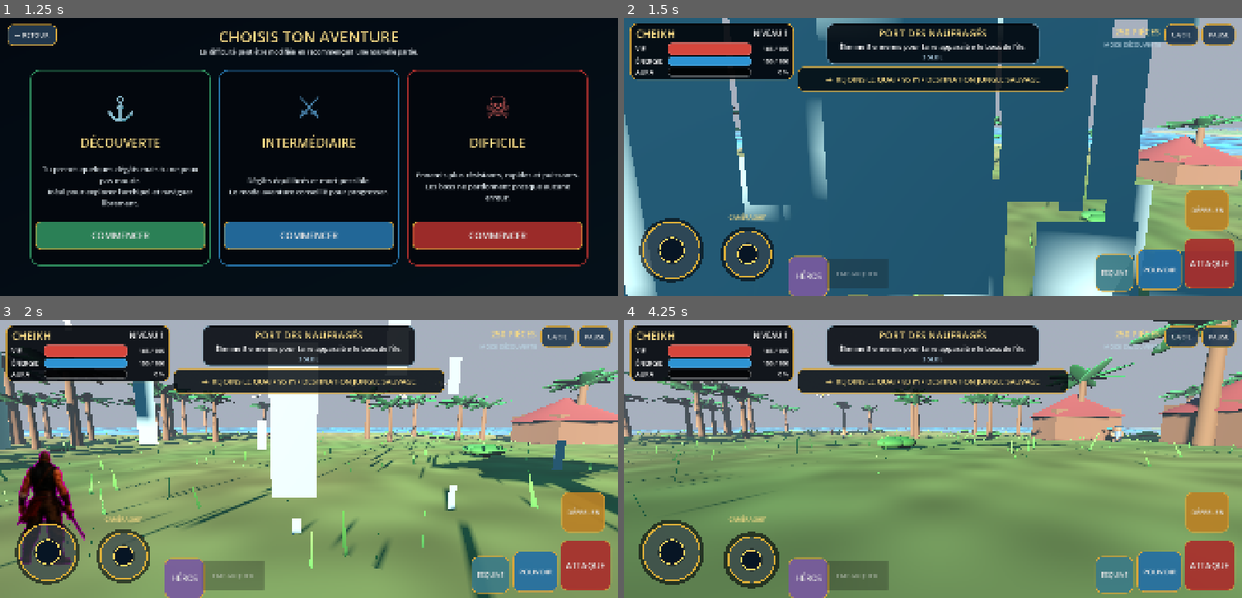
Above: before the commit, frames 1-4 (two rows, left to right).
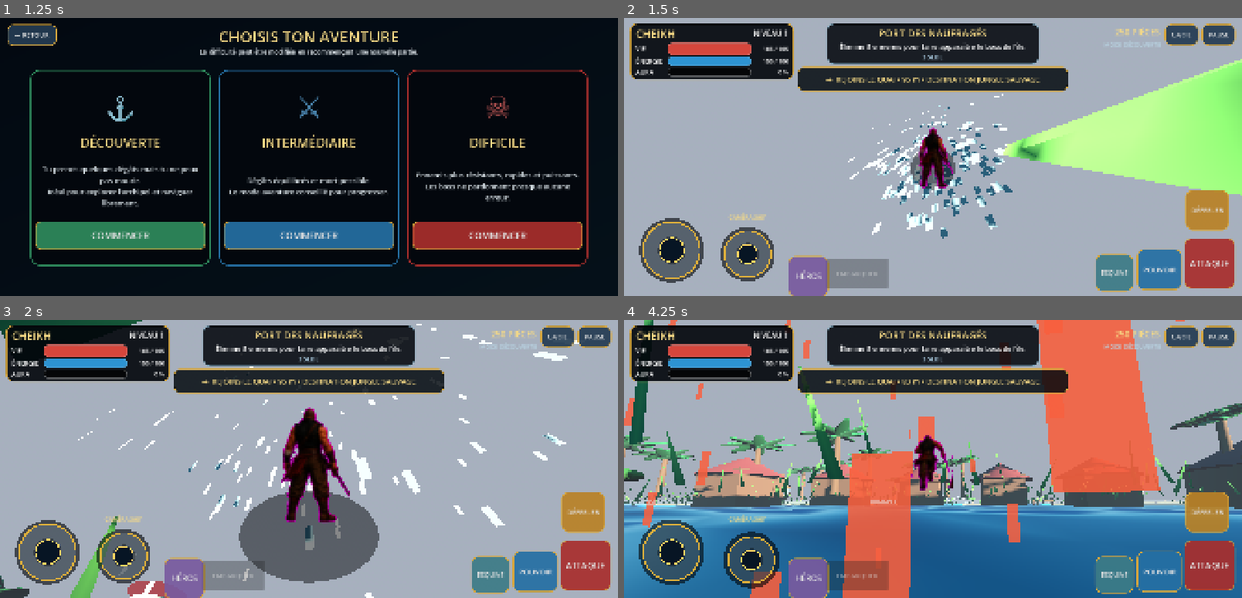
Above: after the commit, the same moments.

Repository: Chasmet/Chk-pirate-warrior-
Game: Godot game, scene res://scenes/main.tscn
Two runs of this game, one before a commit and one after it. Both use one fixed random seed, a clock stepped at 60 frames per second and the inputs below.
Inputs (mouse positions are in pixels of both pictures, inside the frame that each line leads up to):
- Up to frame 1 (1.25 s): click (123, 84) at 0.52 s
- Up to frame 2 (1.5 s): click "COMMENCER" at 1.25 s
- Up to frame 3 (2 s): no input
- Up to frame 4 (4.25 s): drag from (1038, 495) to (994, 397) at 2.02 s; drag from (673, 553) to (902, 514) at 2.77 s; move the mouse to (753, 559) at 3.52 s; hold D (move_right) from 3.53 s (still down); tap Shift (dodge) at 3.6 s; click (753, 559) at 3.67 s

Frame 1 is identical in both runs. In frame 2, 76% of the frame differs, in the area x 0-100%, y 0-100%; in frame 3, 63%; in frame 4, 67%.

Commit message:
fix(camera): placer la caméra hors du personnage et du navire

Diff:
--- a/godot/scripts/third_person_camera_guard.gd
+++ b/godot/scripts/third_person_camera_guard.gd
@@ -1,11 +1,7 @@
 extends Node
 
-const LAND_LENGTH := 6.40
-const LAND_PITCH_MIN := -0.48
-const LAND_PITCH_MAX := 0.10
-const BOAT_LENGTH := 18.50
-const BOAT_PITCH_MIN := -0.58
-const BOAT_PITCH_MAX := -0.30
+const LAND_LENGTH := 6.80
+const BOAT_LENGTH := 22.0
 
 var player: PlayerController
 var player_logged := false
@@ -14,8 +10,6 @@
 var sail_parts: Array[GeometryInstance3D] = []
 
 func _ready() -> void:
-	# Le garde-fou doit passer après le contrôleur du joueur afin que celui-ci
-	# ne puisse jamais ramener la caméra dans le personnage ou dans le navire.
 	process_priority = 1000
 	process_physics_priority = 1000
 	set_process(true)
@@ -43,9 +37,7 @@
 
 	player.camera.current = true
 	player.camera.near = 0.10
-	# Le SpringArm provoquait les passages en vue subjective en se rétractant
-	# contre le relief, le ponton ou le navire. Il est neutralisé ici ; une vraie
-	# occultation progressive des obstacles sera ajoutée après stabilisation.
+	player.camera.top_level = true
 	player.camera_arm.collision_mask = 0
 	if player.boat_mode:
 		_update_boat_camera(delta)
@@ -54,45 +46,47 @@
 
 func _update_land_camera(delta: float) -> void:
 	var hero_height := float(HeroFactory.HEROES[player.hero_id]["height"])
-	var look_ahead := Vector3(player.velocity.x, 0.0, player.velocity.z) * 0.025
-	var anchor := player.global_position + Vector3(0.0, hero_height * 0.72 + 0.16, 0.0) + look_ahead
-	player.camera_pivot.global_position = player.camera_pivot.global_position.lerp(anchor, 1.0 - exp(-14.0 * delta))
-	player.camera_target_pitch = clampf(player.camera_target_pitch, LAND_PITCH_MIN, LAND_PITCH_MAX)
-	player.camera_pitch = clampf(player.camera_pitch, LAND_PITCH_MIN, LAND_PITCH_MAX)
-	player.camera_pivot.rotation = Vector3(player.camera_pitch, player.camera_yaw, 0.0)
-	player.camera_arm.spring_length = lerpf(player.camera_arm.spring_length, LAND_LENGTH, 1.0 - exp(-14.0 * delta))
-	player.camera.position = player.camera.position.lerp(Vector3(0.78, 0.16, 0.0), 1.0 - exp(-12.0 * delta))
+	var look_ahead := Vector3(player.velocity.x, 0.0, player.velocity.z) * 0.030
+	var anchor := player.global_position + Vector3(0.0, hero_height * 0.62, 0.0) + look_ahead
+	var orbit := Basis(Vector3.UP, player.camera_yaw)
+	var back := orbit.z.normalized()
+	var right := orbit.x.normalized()
+	var desired_position := anchor + back * LAND_LENGTH + Vector3.UP * 1.65 + right * 0.65
+	player.camera.global_position = player.camera.global_position.lerp(desired_position, 1.0 - exp(-14.0 * delta))
+	player.camera.look_at(anchor, Vector3.UP)
 	player.camera.fov = lerpf(player.camera.fov, 61.0, 1.0 - exp(-8.0 * delta))
+	player.camera_arm.spring_length = LAND_LENGTH
 	_force_original_hero_visible()
 	_restore_sails()
 
 	var distance := player.camera.global_position.distance_to(player.global_position)
-	if not land_ready_logged and distance > 5.55:
+	if not land_ready_logged and distance > 6.0:
 		land_ready_logged = true
 		print("CHK_TRUE_THIRD_PERSON_READY distance=%.2f" % distance)
 
 func _update_boat_camera(delta: float) -> void:
 	if sail_parts.is_empty():
 		_cache_sails()
-	var look_ahead := Vector3(player.velocity.x, 0.0, player.velocity.z) * 0.045
-	var anchor := player.global_position + Vector3(0.0, 5.65, 0.0) + look_ahead
-	player.camera_pivot.global_position = player.camera_pivot.global_position.lerp(anchor, 1.0 - exp(-12.0 * delta))
-	player.camera_target_pitch = clampf(player.camera_target_pitch, BOAT_PITCH_MIN, BOAT_PITCH_MAX)
-	player.camera_pitch = clampf(player.camera_pitch, BOAT_PITCH_MIN, BOAT_PITCH_MAX)
-	player.camera_pivot.rotation = Vector3(player.camera_pitch, player.camera_yaw, 0.0)
-	player.camera_arm.spring_length = lerpf(player.camera_arm.spring_length, BOAT_LENGTH, 1.0 - exp(-12.0 * delta))
-	player.camera.position = player.camera.position.lerp(Vector3(1.10, 0.42, 0.0), 1.0 - exp(-10.0 * delta))
-	player.camera.fov = lerpf(player.camera.fov, 67.0, 1.0 - exp(-8.0 * delta))
+	var look_ahead := Vector3(player.velocity.x, 0.0, player.velocity.z) * 0.055
+	var anchor := player.global_position + Vector3(0.0, 2.45, 0.0) + look_ahead
+	var orbit := Basis(Vector3.UP, player.camera_yaw)
+	var back := orbit.z.normalized()
+	var right := orbit.x.normalized()
+	var desired_position := anchor + back * BOAT_LENGTH + Vector3.UP * 9.0 + right * 1.4
+	player.camera.global_position = player.camera.global_position.lerp(desired_position, 1.0 - exp(-10.0 * delta))
+	player.camera.look_at(anchor, Vector3.UP)
+	player.camera.fov = lerpf(player.camera.fov, 68.0, 1.0 - exp(-8.0 * delta))
+	player.camera_arm.spring_length = BOAT_LENGTH
 	_force_original_hero_visible()
-	# Les grandes voiles opaques masquaient totalement la vue Android au quai.
-	# On conserve le mât et la vergue, mais les surfaces de voile sont masquées
-	# dans la caméra de pilotage jusqu’à l’ajout d’un matériau semi-transparent.
+
+	# Les surfaces de voile sont retirées de la caméra de pilotage. Le mât,
+	# le pont, la coque et le gouvernail restent visibles depuis l’extérieur.
 	for part in sail_parts:
 		if is_instance_valid(part):
 			part.visible = false
 
 	var distance := player.camera.global_position.distance_to(player.global_position)
-	if not boat_ready_logged and distance > 15.0:
+	if not boat_ready_logged and distance > 20.0:
 		boat_ready_logged = true
 		print("CHK_BOAT_THIRD_PERSON_READY distance=%.2f" % distance)
 
